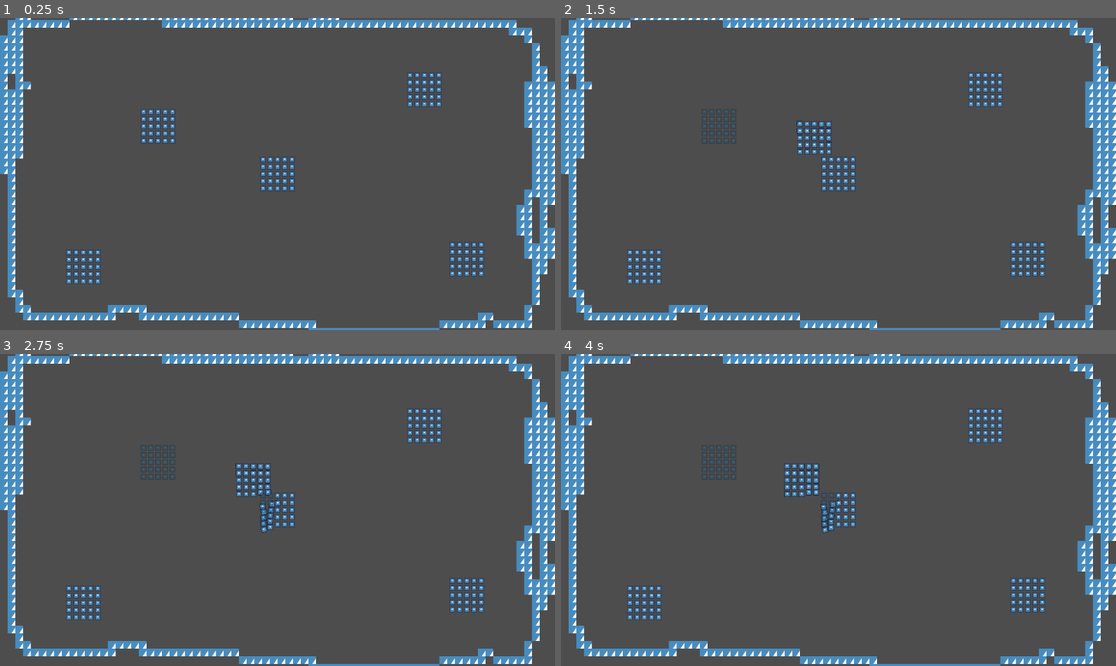
Above: before the commit, frames 1-4 (two rows, left to right).
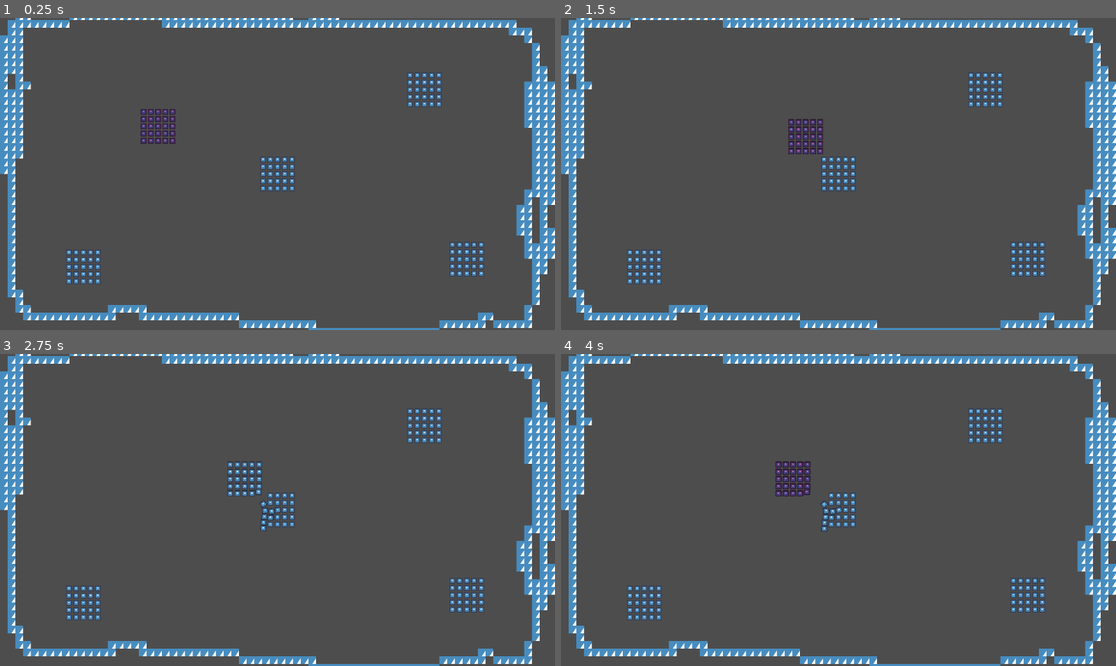
Above: after the commit, the same moments.

Repository: ajrpTec/legions_2024_1
Game: Godot game, scene res://main.tscn
The game is run twice, just before and just after one commit, with the same random seed, the same clock (stepped at 60 frames per second) and the same inputs. The engine's default icon, where the game draws it, is replaced by a stand-in: a white triangle on a blue panel in a dark square.
Inputs (mouse positions are in pixels of both pictures, inside the frame that each line leads up to):
- Up to frame 1 (0.25 s): no input
- Up to frame 2 (1.5 s): tap Enter at 0.5 s; move the mouse to (960, 158) at 0.52 s; hold Right (ui_right) 0.53-1.28 s; click (960, 158) at 0.6 s; tap P (p) at 0.8, 1.35 s; move the mouse to (727, 189) at 1.27 s; hold Down (ui_down) from 1.28 s (still down)
- Up to frame 3 (2.75 s): tap V (v) at 1.55, 2.1 s; move the mouse to (333, 441) at 2.02 s; release Down (ui_down) at 2.03 s; hold Right (ui_right) from 2.03 s (still down); tap A (a, bound only after the commit) at 2.3 s
- Up to frame 4 (4 s): tap Space at 2.75 s; move the mouse to (810, 572) at 2.77 s; release Right (ui_right) at 2.78 s; hold Up (ui_up) 2.78-3.53 s; tap A (a, bound only after the commit) at 2.85 s; click (810, 572) at 3.05 s; tap Enter at 3.5 s; move the mouse to (1005, 556) at 3.52 s; hold Left (ui_left) from 3.53 s (still down); click (1005, 556) at 3.6 s; tap P (p) at 3.8 s

The runs differ from the first frame. In frame 1, 0.5% of the frame differs, in the area x 25-32%, y 29-41%; in frame 2, 0.7%; in frame 3, 0.7%; in frame 4, 0.9%, in the area x 25-51%, y 29-58%.

Commit message:
Nye signaler inført - informationer om sammenstød imellem soldater. Eksperimenterer med hvem der dør/fjernes hvornår

Diff:
--- a/army.gd
+++ b/army.gd
@@ -5,6 +5,7 @@
 @export var row = 5;
 @export var col = 5;
 @export var user_control = true;
+@export var color : Color = Color(1,1,1,1);
 
 @export var kingCode = 0; @export var armyCode = 0;
 
@@ -13,10 +14,11 @@
 func _ready():
 	for c in row:
 		for r in col:
-			var s : Node2D = SoldatScene.instantiate();
+			var s : Soldier = SoldatScene.instantiate();
 			s.kingCode = kingCode ; s.armyCode = armyCode;
 			s.connect("hit_enemy",hitEnemy)
 			s.position = Vector2( c*15 - row/2*15, r*15 - col/2*15);
+			s.color = color;
 			add_child(s);
 			soldiers.append(s);
 			pass
@@ -37,7 +39,7 @@
 
 	# beregn vektor fra soldats position til musens position
 	# hvis man trykker på musen, så skal soldaten gå i den retning
-	if Input.is_action_just_pressed("mouse_left"):
+	if Input.is_action_just_pressed("a"):
 		for s : Soldier in soldiers:
 			var dir =get_global_mouse_position() - s.soldierBody.global_position;
 			dir = dir.normalized();
@@ -45,12 +47,14 @@
 		pass
 	pass
 
-func hitEnemy(body):
-	print("Army detected collision with enemy!");
+func hitEnemy(colliding_soldier : Soldier, velocity : Vector2):
+
+	print("Army detected collision with enemy ", " King ", kingCode , " velocity ", velocity.length());
+
+	if randf() < 0.5 and kingCode == 0:
+		soldiers.erase(colliding_soldier);
+		colliding_soldier.queue_free();
+
 	for s in soldiers:
 		s.soldierBody.linear_damp = 2;
-		#der er 10% chance for at en soldat dør når han bliver ramt
-		#if randf() < 0.1:
-			#fjerne soldaten fra scenen
-			#s.queue_free();
 	pass
--- a/main.tscn
+++ b/main.tscn
@@ -210,6 +210,7 @@
 [node name="Army" parent="." instance=ExtResource("2_7f24q")]
 visible = true
 position = Vector2(-248, -99)
+color = Color(0.945098, 0.447059, 0.67451, 1)
 kingCode = 1
 armyCode = 1
 
--- a/project.godot
+++ b/project.godot
@@ -36,6 +36,11 @@
 "events": [Object(InputEventMouseButton,"resource_local_to_scene":false,"resource_name":"","device":-1,"window_id":0,"a …(256 unchanged characters)…
 ]
 }
+a={
+"deadzone": 0.5,
+"events": [Object(InputEventKey,"resource_local_to_scene":false,"resource_name":"","device":-1,"window_id":0,"alt_pressed":false,"shift_pressed":false,"ctrl_pressed":false,"meta_pressed":false,"pressed":false,"keycode":0,"physical_keycode":65,"key_label":0,"unicode":97,"echo":false,"script":null)
+]
+}
 
 [rendering]
 
--- a/soldier.gd
+++ b/soldier.gd
@@ -1,13 +1,16 @@
 extends Node2D
+
 class_name Soldier
 
 @export var soldier_physics : PackedScene;
 @export var soldier_visual : PackedScene;
+
 var soldierBody : Node2D;
 
 var kingCode = 0; var armyCode = 0;
+var color;
 
-signal hit_enemy(body);
+signal hit_enemy(colliding_soldier,velocity);
 
 func _ready():
 	makePhysics()
@@ -19,8 +22,9 @@
 		soldierBody.queue_free();
 	soldierBody = soldier_physics.instantiate();
 	soldierBody.kingCode = kingCode; soldierBody.armyCode = armyCode;
+	soldierBody.color = color;
 	soldierBody.position = pos
-	soldierBody.connect("body_entered",hit);
+	soldierBody.connect("bodies_collided",hit);
 	add_child(soldierBody)
 
 func makeVisual():
@@ -35,7 +39,7 @@
 func move(direction):
 	soldierBody.move(direction)
 
-func hit(other_body):
+func hit( my_body, other_body):
 	if other_body is SoldierPhysics and other_body.armyCode != armyCode:
-		hit_enemy.emit(soldierBody);
+		hit_enemy.emit( self , my_body.linear_velocity );
 	pass
--- a/soldier.tscn
+++ b/soldier.tscn
@@ -11,6 +11,7 @@
 soldier_visual = ExtResource("3_qlenu")
 
 [node name="Sprite2D" type="Sprite2D" parent="."]
+visible = false
 modulate = Color(0.273133, 0.615032, 0.724639, 0.314)
 show_behind_parent = true
 scale = Vector2(0.1, 0.1)
--- a/soldier_physics.gd
+++ b/soldier_physics.gd
@@ -2,9 +2,18 @@
 class_name SoldierPhysics
 
 var kingCode = 0; var armyCode = 0;
+var color = Color(1,1,1,1)
+
+signal bodies_collided(my_body, other_body)
 
 func _ready():
+	$Sprite2D.modulate = color
 	pass
 
 func move(direction):
 	apply_central_impulse(direction*100);
+
+
+func _on_body_entered(body):
+	emit_signal("bodies_collided", self, body)
+	pass
--- a/soldier_physics.tscn
+++ b/soldier_physics.tscn
@@ -18,3 +18,5 @@
 [node name="Sprite2D" type="Sprite2D" parent="."]
 scale = Vector2(0.1, 0.1)
 texture = ExtResource("1_nte2r")
+
+[connection signal="body_entered" from="." to="." method="_on_body_entered"]
--- a/soldier_visual.gd
+++ b/soldier_visual.gd
@@ -2,13 +2,11 @@
 
 class_name SoldierVisual
 
-# Called when the node enters the scene tree for the first time.
+var kingCode = 0; var armyCode = 0;
+var color = Color(1,1,1,1)
+
 func _ready():
-	pass # Replace with function body.
-
-
-# Called every frame. 'delta' is the elapsed time since the previous frame.
-func _process(delta):
+	$Sprite2D.modulate = color
 	pass
 
 func move(direction):
